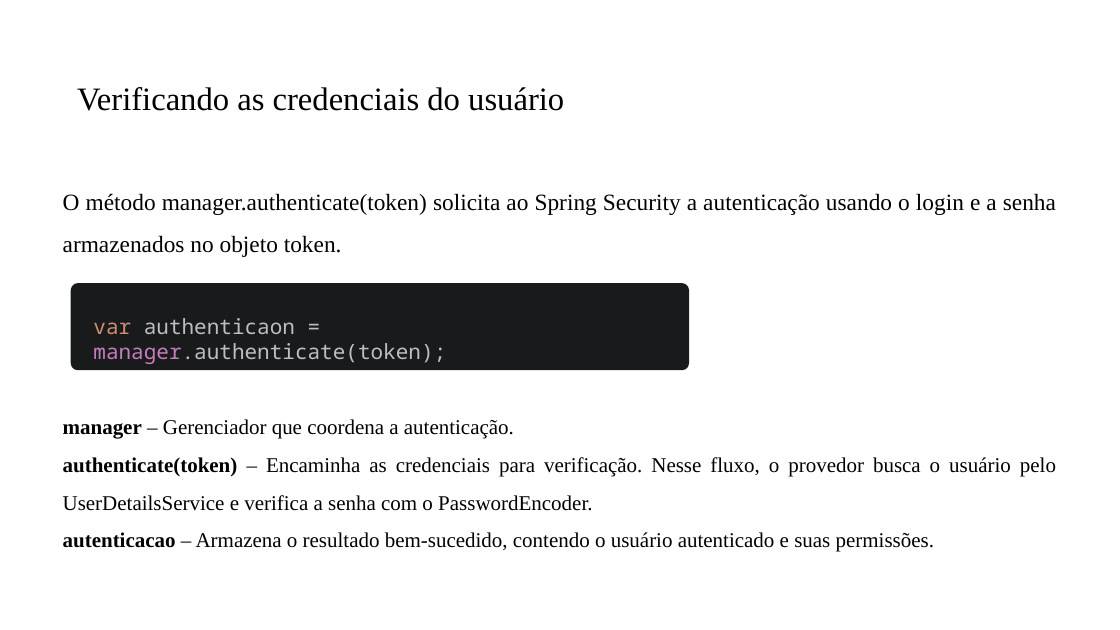
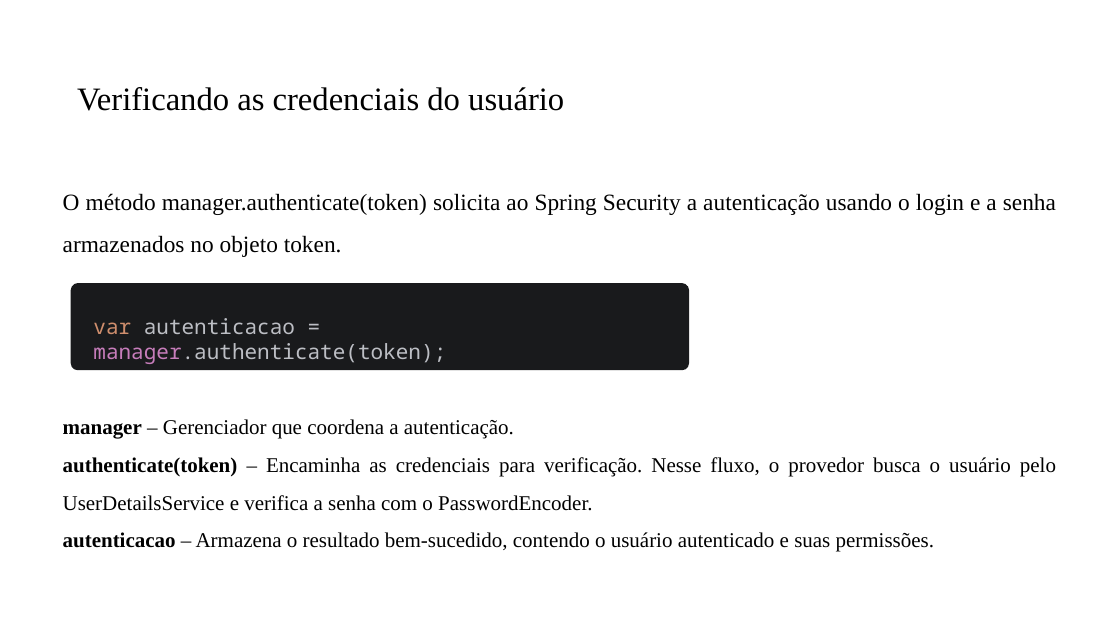
Before and after one commit to PedroMiho/UMC, a slide deck: slide 21 of engenharia-software/software-corporativo/boas-praticas/aula-06-spring-security/spring-security.pptx. Drawn at 1120x630 pixels with LibreOffice and Linux fonts; fonts in the diff are those of the drawing; background and template pictures are left out. Boxes give left, top, right and bottom in pixels: in the first picture for what was removed or moved away, otherwise in the second. Text is boxed around its words. In the diff, an @@ line names an element or a change of style, - is before the commit and + after.

```diff
--- a/engenharia-software/software-corporativo/boas-praticas/aula-06-spring-security/spring-security.pptx
+++ b/engenharia-software/software-corporativo/boas-praticas/aula-06-spring-security/spring-security.pptx
@@ text at [93, 318, 446, 364]: text changed @@
-var authenticaon = manager.authenticate(token);
+var autenticacao = manager.authenticate(token);
```
Also in this commit, not shown: 5 other slides changed.
